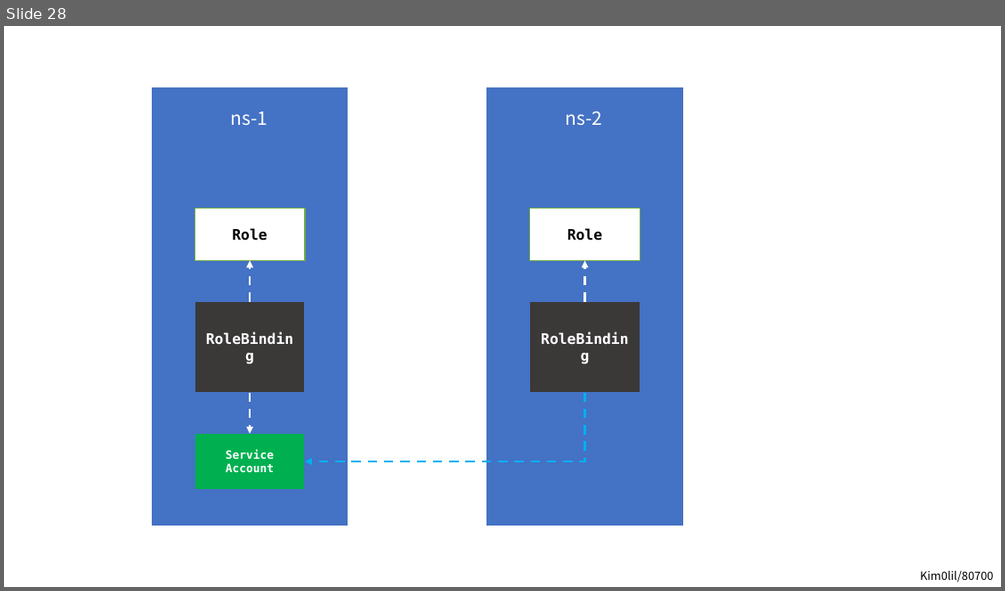
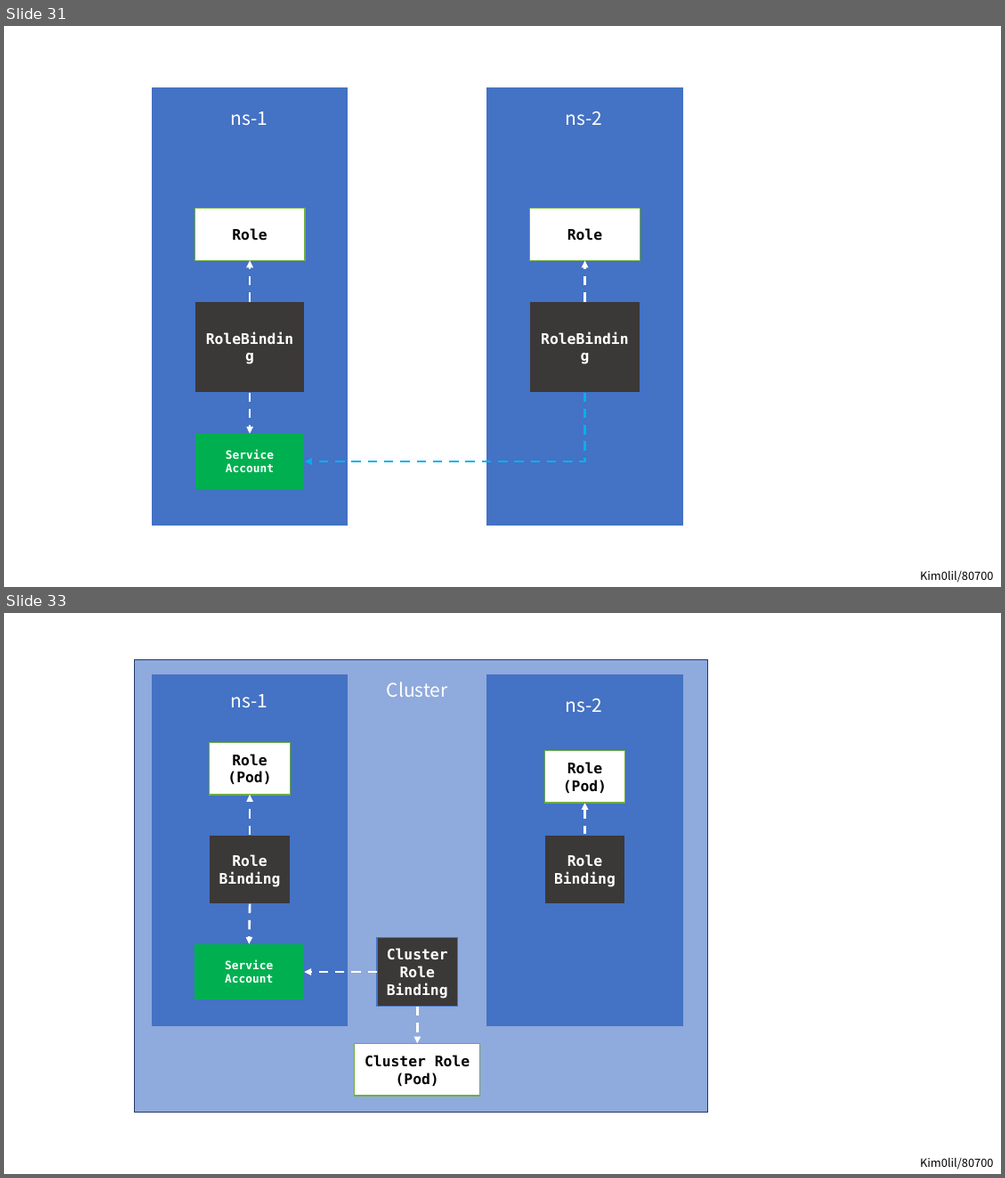
Before and after one commit to kim0lil/80700, a slide deck: assets/images.pptx. Shown one above the other, each under a label of ours: slide 28 before the commit, slides 31 and 33 after it; the slides between them are not shown. The pictures are 1005x591 and 1005x1178 pixels, drawn with LibreOffice and Linux fonts; fonts in the diff are those of the drawing. Boxes give left, top, right and bottom in pixels: in the first picture for what was removed or moved away, otherwise in the second. Text is boxed around its words. In the diff, an @@ line names an element or a change of style, - is before the commit and + after.

```diff
--- a/assets/images.pptx
+++ b/assets/images.pptx
@@ slide 33 added at bbox=[4, 613, 1001, 1174], background #FFFFFF @@
@@ group added at bbox=[135, 659, 708, 1111]: 10 rectangles, 5 arrows, 3 texts @@
+ns-1
+Role
+(Pod)
+Role
+Binding
+Service Account
+ns-2
+Role
+Binding
+Role
+(Pod)
+Cluster
+Cluster Role
+(Pod)
+Cluster
+Role
+Binding
@@ text added at bbox=[920, 1157, 993, 1169], 11 pt, text #000000 @@
+Kim0lil/80700
@@ what was slide 28 is now slide 31 @@
```
Also in this commit, not shown: 7 other slides added, 12 other files.
